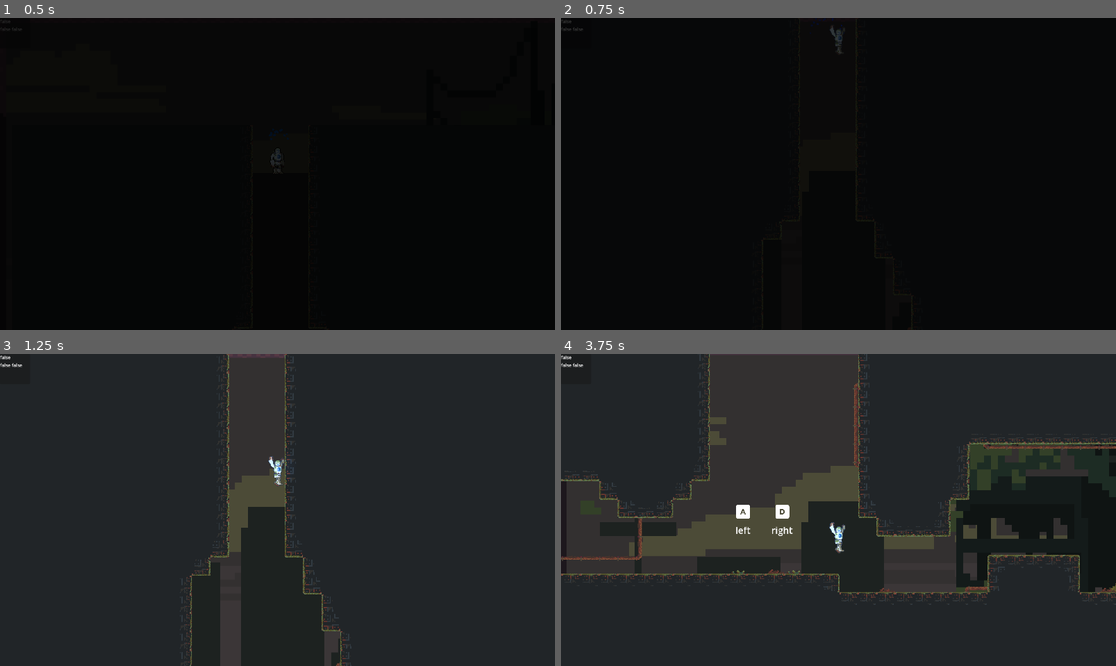
Above: before the commit, frames 1-4 (two rows, left to right).
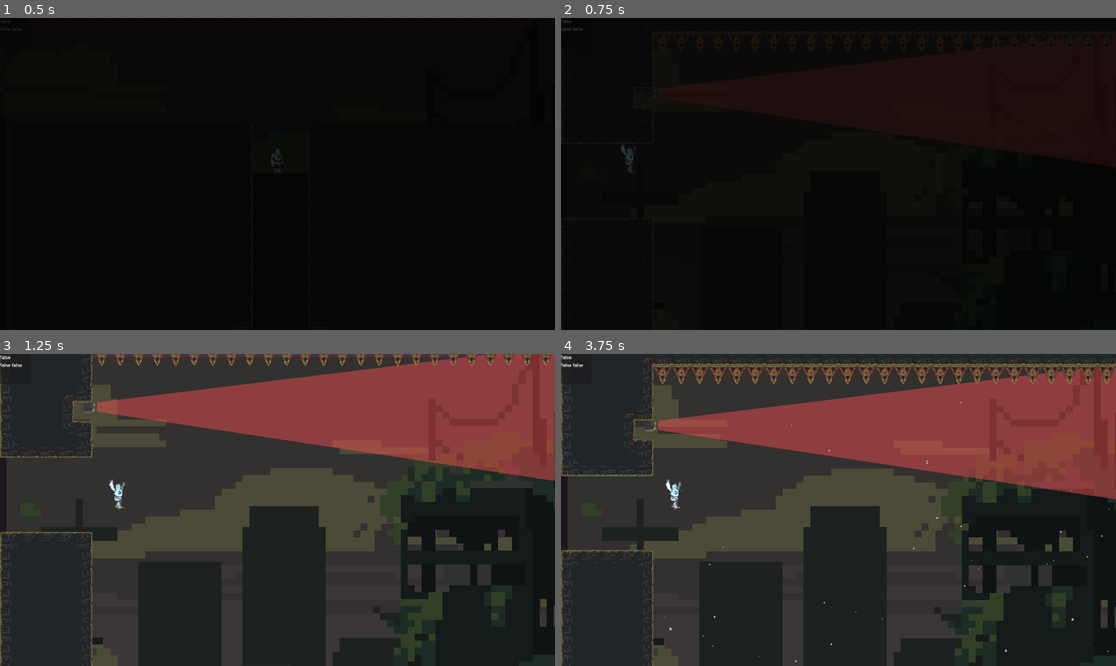
Above: after the commit, the same moments.

Repository: DevFTB/GMTK2024
Game: Godot game, scene res://level/level_tester.tscn
The game is run twice, just before and just after one commit, with the same random seed, the same clock (stepped at 60 frames per second) and the same inputs. This scene is started directly instead of the project's main scene. Sound files missing from this copy of the repository are replaced by a short silence.
Inputs:
- Up to frame 1 (0.5 s): no input
- Up to frame 2 (0.75 s): hold D (move_right) from 0.53 s (still down); hold F (interact) from 0.53 s (still down)
- Up to frame 3 (1.25 s): keep holding D (move_right); keep holding F (interact); tap Space (jump) at 0.77 s
- Up to frame 4 (3.75 s): release F (interact) at 1.28 s; tap F (interact) at 1.35, 2.85 s; tap Space (jump) at 1.52, 3.02 s; release D (move_right) at 2.03 s; hold A (move_left) 2.03-2.78 s; hold F (interact) 2.03-2.78 s; hold D (move_right) from 2.78 s (still down); hold F (interact) from 3.53 s (still down)

Frame 1 is identical in both runs. In frame 2, 1.2% of the frame differs, in the area x 10-100%, y 0-50%; in frame 3, 36%; in frame 4, 36%, in the area x 0-100%, y 0-100%.

Commit message:
fan, pressure plate and switch sfx

Diff:
--- a/level/components/fan/fan.tscn
+++ b/level/components/fan/fan.tscn
@@ -1,8 +1,9 @@
-[gd_scene load_steps=10 format=3 uid="uid://bj0swktf7h5tp"]
+[gd_scene load_steps=11 format=3 uid="uid://bj0swktf7h5tp"]
 
 [ext_resource type="Script" path="res://level/components/fan/fan.gd" id="1_gt6ov"]
 [ext_resource type="Script" path="res://level/components/interactor/player_interactor.gd" id="2_gs2by"]
 [ext_resource type="Texture2D" uid="uid://ger4v588x3s0" path="res://level/components/component_sheet.png" id="2_ym1gb"]
+[ext_resource type="AudioStream" uid="uid://d2mpwo5jpnt5c" path="res://sounds/environment/fan.wav" id="4_dugc2"]
 
 [sub_resource type="RectangleShape2D" id="RectangleShape2D_kln5d"]
 size = Vector2(128, 553)
@@ -73,3 +74,7 @@
 lifetime = 3.0
 visibility_rect = Rect2(-100, -100, 800, 200)
 trail_lifetime = 0.16
+
+[node name="SoundFX" type="AudioStreamPlayer2D" parent="."]
+stream = ExtResource("4_dugc2")
+autoplay = true
--- a/level/components/puzzle_controls/pressure_plate.gd
+++ b/level/components/puzzle_controls/pressure_plate.gd
@@ -12,7 +12,9 @@
 
 func _on_body_entered() -> void:
 	set_power(true)
+	$FXPlayer.play()
 	_body_count += 1
+
 
 func _on_body_exited() -> void:
 	_body_count -= 1
--- a/level/components/puzzle_controls/pressure_plate.tscn
+++ b/level/components/puzzle_controls/pressure_plate.tscn
@@ -1,9 +1,10 @@
-[gd_scene load_steps=8 format=3 uid="uid://cb2vyfq2h3prd"]
+[gd_scene load_steps=9 format=3 uid="uid://cb2vyfq2h3prd"]
 
 [ext_resource type="Script" path="res://level/components/puzzle_controls/pressure_plate.gd" id="1_a53yt"]
 [ext_resource type="PackedScene" uid="uid://cc8jownhx5wi2" path="res://level/components/interactor/player_interactor.tscn" id="2_brlfd"]
 [ext_resource type="Script" path="res://level/components/puzzle_controls/powerable_sprite.gd" id="3_38xj4"]
 [ext_resource type="Texture2D" uid="uid://ger4v588x3s0" path="res://level/components/component_sheet.png" id="4_ny6fl"]
+[ext_resource type="AudioStream" uid="uid://cj8idx7qq7wr6" path="res://sounds/environment/pressureplate.wav" id="5_abi0a"]
 
 [sub_resource type="RectangleShape2D" id="RectangleShape2D_1gn30"]
 size = Vector2(32, 32)
@@ -32,3 +33,6 @@
 puzzle_control = NodePath("..")
 powered_texture = SubResource("AtlasTexture_3duwh")
 unpowered_texture = SubResource("AtlasTexture_yhhdf")
+
+[node name="FXPlayer" type="AudioStreamPlayer2D" parent="."]
+stream = ExtResource("5_abi0a")
--- a/level/components/puzzle_controls/switch.gd
+++ b/level/components/puzzle_controls/switch.gd
@@ -6,3 +6,4 @@
 	if event.is_action_pressed("interact"):
 		if player_interactor.has_player:
 			set_power(not _powering)
+			$SoundFX.play()
--- a/level/components/puzzle_controls/switch.tscn
+++ b/level/components/puzzle_controls/switch.tscn
@@ -1,9 +1,10 @@
-[gd_scene load_steps=8 format=3 uid="uid://c1hm8bmiruoi"]
+[gd_scene load_steps=9 format=3 uid="uid://c1hm8bmiruoi"]
 
 [ext_resource type="Script" path="res://level/components/puzzle_controls/switch.gd" id="1_gweot"]
 [ext_resource type="PackedScene" uid="uid://cc8jownhx5wi2" path="res://level/components/interactor/player_interactor.tscn" id="2_e4po0"]
 [ext_resource type="Script" path="res://level/components/puzzle_controls/powerable_sprite.gd" id="3_jqf30"]
 [ext_resource type="Texture2D" uid="uid://ger4v588x3s0" path="res://level/components/component_sheet.png" id="4_u0ocl"]
+[ext_resource type="AudioStream" uid="uid://bu77xklbbjs4w" path="res://sounds/environment/switch.wav" id="5_vpjbh"]
 
 [sub_resource type="RectangleShape2D" id="RectangleShape2D_xvxt4"]
 size = Vector2(40, 32)
@@ -33,3 +34,6 @@
 puzzle_control = NodePath("..")
 powered_texture = SubResource("AtlasTexture_xsgfh")
 unpowered_texture = SubResource("AtlasTexture_l712m")
+
+[node name="SoundFX" type="AudioStreamPlayer2D" parent="."]
+stream = ExtResource("5_vpjbh")
--- a/level/level_scenes/level0.tscn
+++ b/level/level_scenes/level0.tscn
@@ -34,7 +34,7 @@
 
 [node name="Spawns" type="Node2D" parent="."]
 
-[node name="Left1" type="Node2D" parent="Spawns" groups=["spawn_point"]]
+[node name="Top1" type="Node2D" parent="Spawns" groups=["spawn_point"]]
 position = Vector2(-589, -619)
 
 [node name="Right1" type="Node2D" parent="Spawns" groups=["spawn_point"]]
--- a/level/level_scenes/level5.tscn
+++ b/level/level_scenes/level5.tscn
@@ -47,7 +47,7 @@
 [node name="Spawns" type="Node2D" parent="."]
 
 [node name="Left1" type="Node2D" parent="Spawns" groups=["spawn_point"]]
-position = Vector2(-888, -104)
+position = Vector2(-892, -71)
 
 [node name="Right1" type="Node2D" parent="Spawns" groups=["spawn_point"]]
 position = Vector2(214, 16)
--- a/level/level_tester.tscn
+++ b/level/level_tester.tscn
@@ -18,6 +18,7 @@
 script = ExtResource("2_nv8iv")
 levels = ExtResource("3_hh7cu")
 level_transition_screen = NodePath("../CanvasLayer/LevelTransitionScreen")
+start_level_name = "level4"
 
 [node name="Player" parent="World" instance=ExtResource("5_yj6n7")]
 
--- a/main.tscn
+++ b/main.tscn
@@ -27,11 +27,11 @@
 script = ExtResource("2_lml2l")
 levels = ExtResource("3_s4mag")
 level_transition_screen = NodePath("../CanvasLayer/LevelTransitionScreen")
+start_level_name = "level5"
+start_spawn_point = "Top1"
 
 [node name="Player" parent="World" instance=ExtResource("3_yqlic")]
 collision_mask = 27
-
-[node name="MusicPlayer" parent="World" instance=ExtResource("5_r12wm")]
 
 [node name="SpawnPoint" type="Node2D" parent="World"]
 
Not shown, added: sounds/environment/fan.wav.import
Not shown, added: sounds/environment/pressureplate.wav.import
Not shown, added: sounds/environment/switch.wav.import
Not shown, added: sounds/environment/fan.wav
Not shown, added: sounds/environment/pressureplate.wav
Not shown, added: sounds/environment/switch.wav
